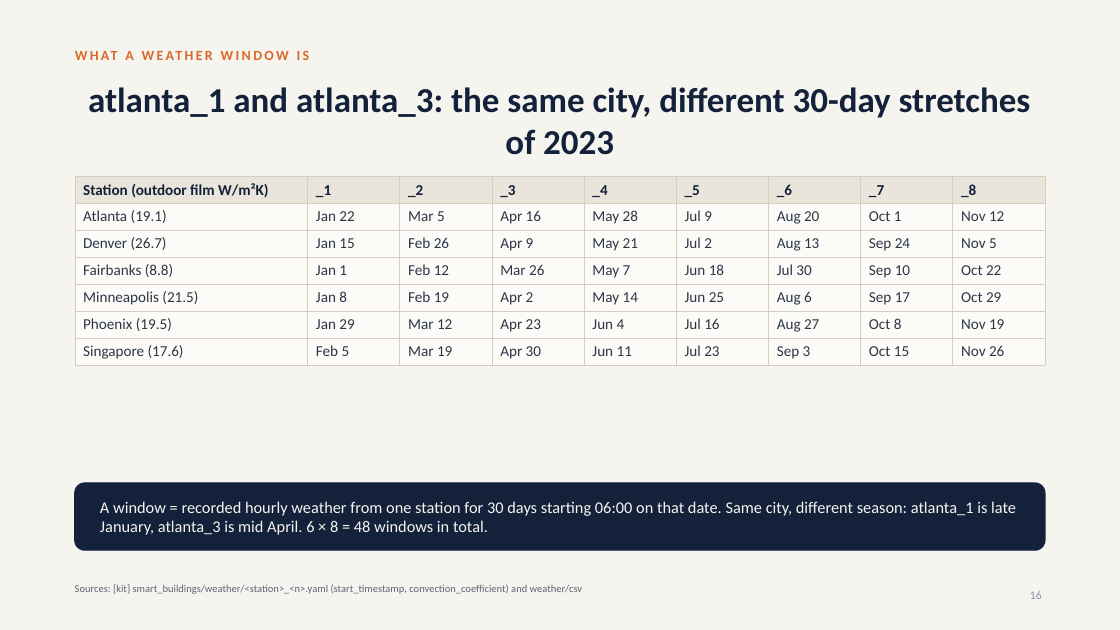
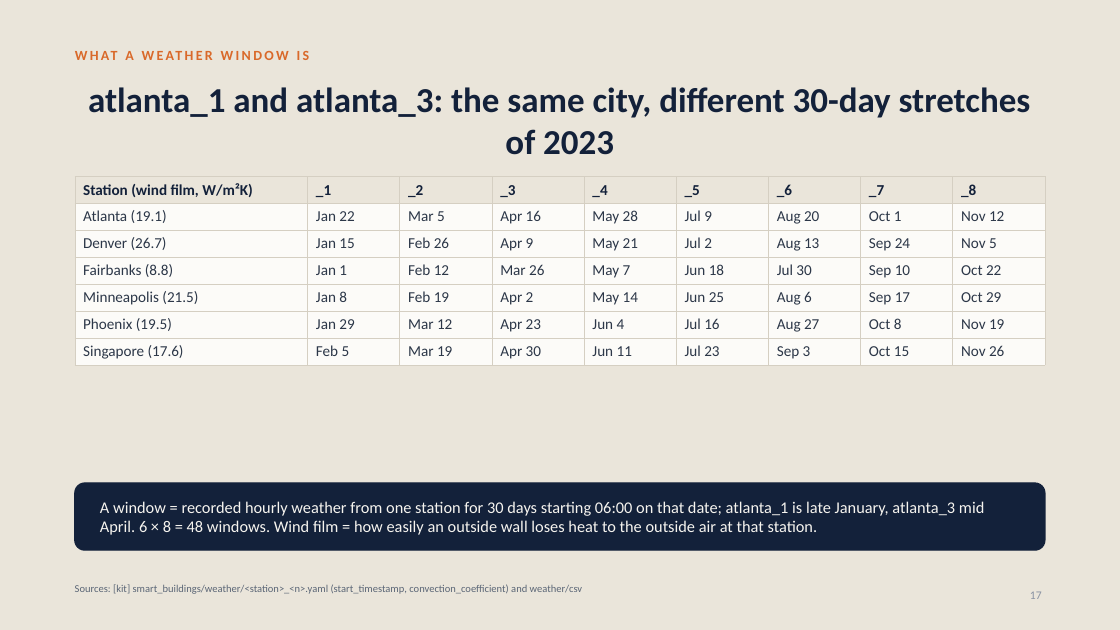
Before and after one commit to srivathsanb14/working-code, a slide deck: slide 17 of docs/One_Controller_for_Every_Building.pptx (slide 16 before the commit). Drawn at 1120x630 pixels with LibreOffice and Linux fonts; fonts in the diff are those of the drawing. Boxes give left, top, right and bottom in pixels: in the first picture for what was removed or moved away, otherwise in the second. Text is boxed around its words. In the diff, an @@ line names an element or a change of style, - is before the commit and + after.

```diff
--- a/docs/One_Controller_for_Every_Building.pptx
+++ b/docs/One_Controller_for_Every_Building.pptx
@@ background #F6F4EF to #EAE5DA @@
@@ table at (x1=75, y1=176, x2=1047, y2=363) @@
-row 1, column 1: Station (outdoor film W/m²K)
+row 1, column 1: Station (wind film, W/m²K)
@@ text at (x1=100, y1=501, x2=984, y2=535): text changed @@
-A window = recorded hourly weather from one station for 30 days starting 06:00 on that date. Same city, different season: atlanta_1 is late January, atlanta_3 is mid April. 6 × 8 = 48 windows in total.
+A window = recorded hourly weather from one station for 30 days starting 06:00 on that date; atlanta_1 is late January, atlanta_3 mid April. 6 × 8 = 48 windows. Wind film = how easily an outside wall loses heat to the outside air at that station.
@@ page number at (x1=1030, y1=591, x2=1042, y2=599): text changed @@
-16
+17
```
Also in this commit, not shown: 62 other slides changed, 21 slides added, 6 other files.
